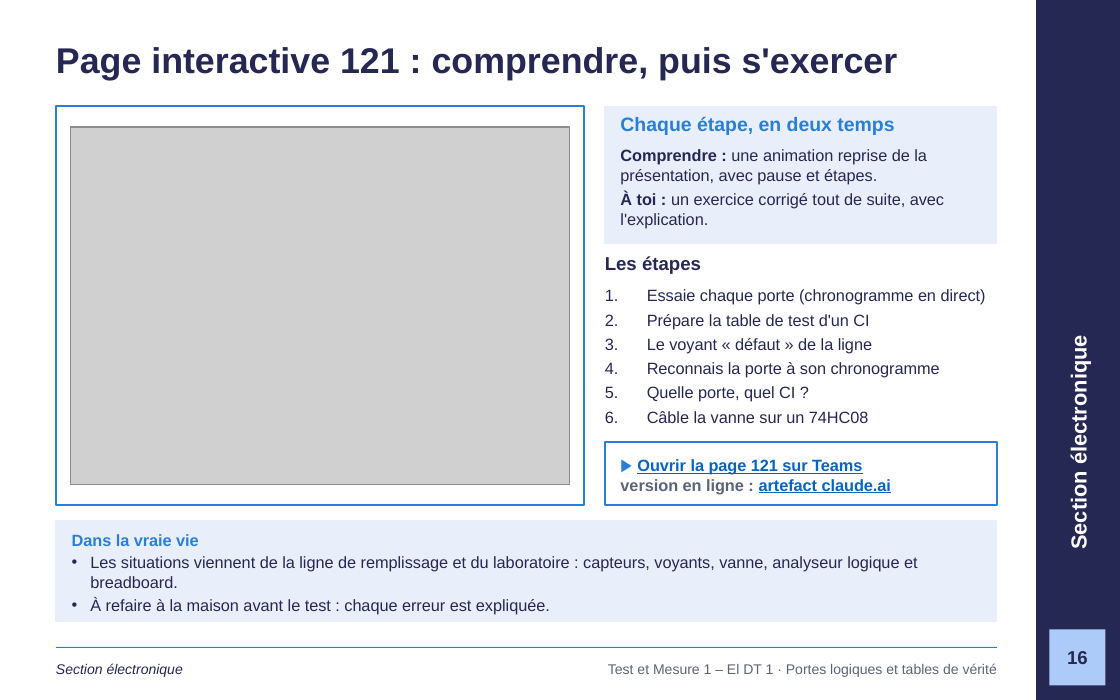
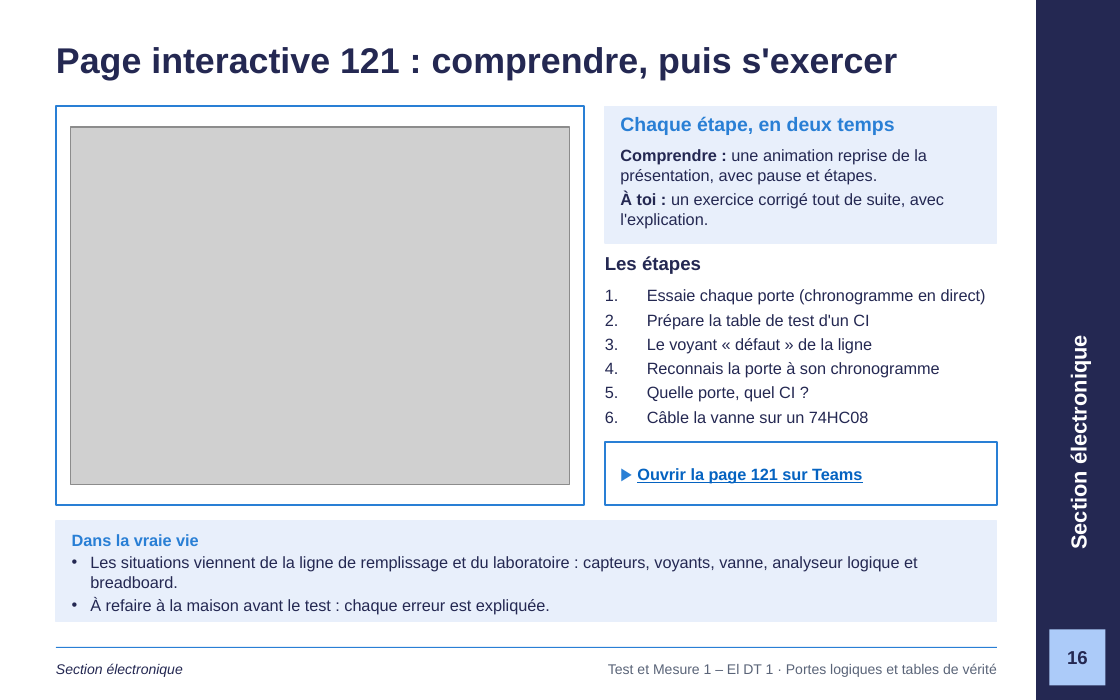
Before and after one commit to GlemoineETML/cours-etml, a slide deck: slide 16 of reference/tm1/semaine-1/120 Portes logiques et tables de vérité.pptx. Drawn at 1120x700 pixels with LibreOffice and Linux fonts; fonts in the diff are those of the drawing; grey boxes stand for pictures; background and template pictures are left out. Boxes give left, top, right and bottom in pixels: in the first picture for what was removed or moved away, otherwise in the second. Text is boxed around its words. In the diff, an @@ line names an element or a change of style, - is before the commit and + after.

```diff
--- a/reference/tm1/semaine-1/120 Portes logiques et tables de vérité.pptx
+++ b/reference/tm1/semaine-1/120 Portes logiques et tables de vérité.pptx
@@ text at (620, 479, 891, 494): paragraph removed @@
-version en ligne : artefact claude.ai
```
Also in this commit, not shown: 11 other slides changed, 19 other files.
